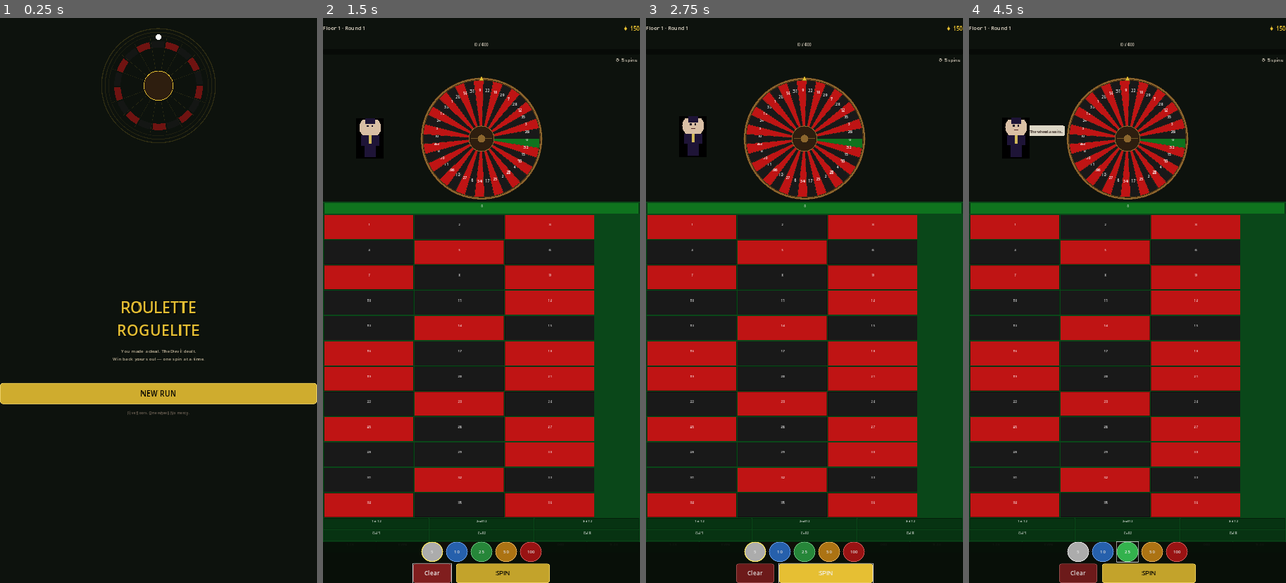
Above: before the commit, frames 1-4 (left to right).
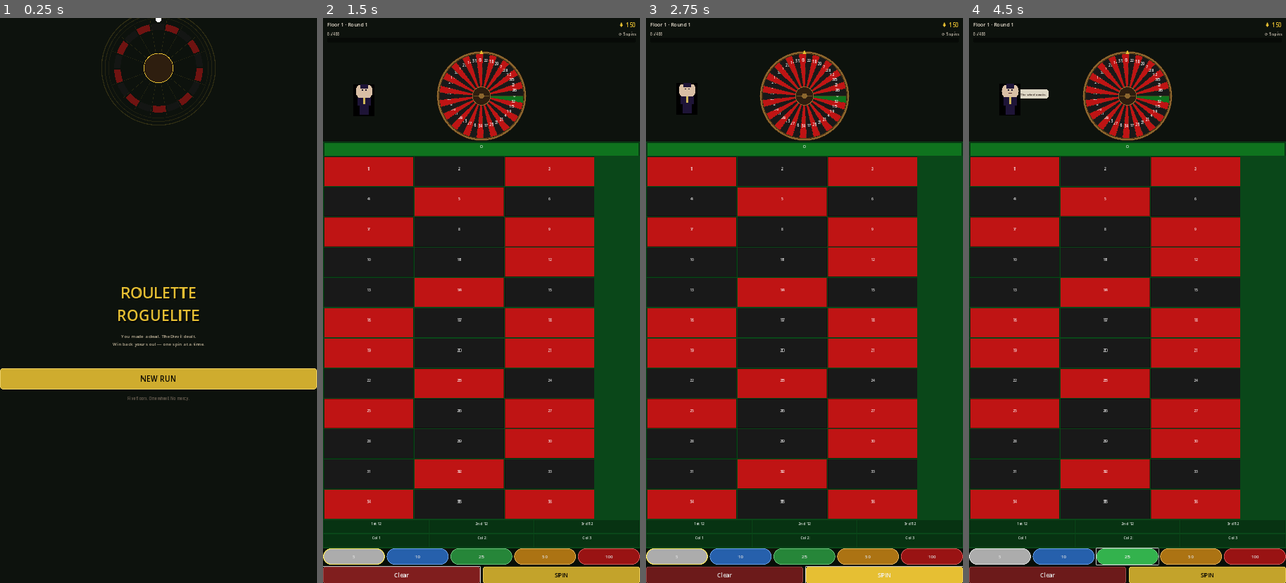
Above: after the commit, the same moments.

Repository: TomAustin94/Roulette-roguelite
Game: Godot game, scene res://scenes/Main.tscn
The game is run twice, just before and just after one commit, with the same random seed, the same clock (stepped at 60 frames per second) and the same inputs.
Inputs:
- Up to frame 1 (0.25 s): no input
- Up to frame 2 (1.5 s): click "NEW RUN" at 0.5 s; click "Clear" at 1.25 s
- Up to frame 3 (2.75 s): click "SPIN" at 2 s
- Up to frame 4 (4.5 s): click "5" at 2.75 s; click "10" at 3.5 s; click "25" at 4.25 s

The runs differ from the first frame. In frame 1, 8.7% of the frame differs, in the area x 0-100%, y 0-71%; in frame 2, 42%; in frame 3, 42%; in frame 4, 42%, in the area x 0-100%, y 0-100%.
Error in both runs: Trying to assign an array of type "Array" to a variable of type "Array[Dictionary]". (res://scripts/autoloads/GameManager.gd:72)

Commit message:
Optimise UI layout for mobile screens
HUD:
- Rewrite using proper VBox/HBox containers — no more absolute positioning
- Reduce height from 195px to 110px
- Score/spins on one row, boss banner flows naturally below
- Mod notification floats correctly on all screen sizes

Game:
- Wheel panel: 430px → 310px (more room for betting table)
- Chip buttons expand to fill screen width instead of fixed 74px each
- SPIN/Clear buttons expand to fill width
- Dealer scale adjusted for smaller wheel panel

BettingTable:
- Cell font: 11px → 13px (readable on mobile)
- Touch target heights: 36px → 44px (zero, outside, column rows)
- Chip stack indicator: 10px → 13px radius

MainMenu:
- Subtitle no longer hardcoded 700px wide — uses SIZE_EXPAND_FILL
- Deco spacer reduced to leave more content room

Shop:
- Wrapped in ScrollContainer so content never gets cut off on small screens
- Buttons expand to full width

https://claude.ai/code/session_011ZmDxC1XBWshZR224gr6b2

Diff:
--- a/scripts/game/BettingTable.gd
+++ b/scripts/game/BettingTable.gd
@@ -47,9 +47,9 @@
 func _recalculate_layout() -> void:
 	_cell_w = (size.x - _pad * (COLS + 1)) / (COLS + 0.5)  # +0.5 for outside col
 	_cell_h = 0.0
-	_zero_h = 36.0
-	_out_h  = 36.0
-	_col_h  = 36.0
+	_zero_h = 44.0
+	_out_h  = 44.0
+	_col_h  = 44.0
 
 	# Fill available height
 	var remaining := size.y - _zero_h - _out_h - _col_h - _pad * (ROWS + 4)
@@ -234,7 +234,7 @@
 
 	# Label
 	var font := ThemeDB.fallback_font
-	var fsize := 11
+	var fsize := 13
 	var tsize := font.get_string_size(label, HORIZONTAL_ALIGNMENT_LEFT, -1, fsize)
 	var tpos  := rect.get_center() - tsize * 0.5 + Vector2(0, tsize.y * 0.3)
 	draw_string(font, tpos, label, HORIZONTAL_ALIGNMENT_LEFT, -1, fsize,
@@ -246,12 +246,12 @@
 		var amount : int = bet.get("amount", 0)
 		var chip_col := Constants.get_chip_color(selected_chip)
 		var chip_pos := rect.get_center()
-		draw_circle(chip_pos, 10.0, chip_col)
-		draw_arc(chip_pos, 10.0, 0.0, TAU, 16, Color(0.0,0.0,0.0,0.4), 1.5)
+		draw_circle(chip_pos, 13.0, chip_col)
+		draw_arc(chip_pos, 13.0, 0.0, TAU, 16, Color(0.0,0.0,0.0,0.4), 1.5)
 		var amt_str  := str(amount)
-		var asize    := font.get_string_size(amt_str, HORIZONTAL_ALIGNMENT_LEFT, -1, 9)
+		var asize    := font.get_string_size(amt_str, HORIZONTAL_ALIGNMENT_LEFT, -1, 11)
 		draw_string(font, chip_pos - asize * 0.5 + Vector2(0, asize.y * 0.3),
-					amt_str, HORIZONTAL_ALIGNMENT_LEFT, -1, 9, Color.BLACK)
+					amt_str, HORIZONTAL_ALIGNMENT_LEFT, -1, 11, Color.BLACK)
 
 # ─── Helpers ──────────────────────────────────────────────────────────────────
 
--- a/scripts/game/Game.gd
+++ b/scripts/game/Game.gd
@@ -17,9 +17,9 @@
 var _selected_chip: int = 5
 
 # ─── Layout ───────────────────────────────────────────────────────────────────
-const HUD_HEIGHT   := 195
-const WHEEL_HEIGHT := 430
-const BTN_BAR_H    := 140
+const HUD_HEIGHT   := 110
+const WHEEL_HEIGHT := 310
+const BTN_BAR_H    := 118
 
 func _ready() -> void:
 	_build_scene()
@@ -71,9 +71,8 @@
 
 	# ── Dealer character (left side of wheel panel) ───────────────────────────
 	_dealer = DealerCharacter.new()
-	_dealer.char_scale = 1.15
-	# Position: left side of wheel panel, vertically centred
-	_dealer.position = Vector2(160, 280)
+	_dealer.char_scale = 0.9
+	_dealer.position = Vector2(140, 220)
 	_wheel_panel.add_child(_dealer)
 
 	# ── Win popup (centred over wheel, hidden until spin resolves) ────────────
@@ -110,26 +109,31 @@
 	# Chip selector row
 	_chip_bar = HBoxContainer.new()
 	_chip_bar.alignment = BoxContainer.ALIGNMENT_CENTER
-	_chip_bar.add_theme_constant_override("separation", 10)
-	_chip_bar.custom_minimum_size.y = 68
+	_chip_bar.add_theme_constant_override("separation", 6)
+	_chip_bar.custom_minimum_size.y = 56
+	_chip_bar.size_flags_horizontal = Control.SIZE_EXPAND_FILL
 	btn_bar.add_child(_chip_bar)
 
 	for i in Constants.CHIP_VALUES.size():
 		var val := Constants.CHIP_VALUES[i]
 		var chip_btn := _make_chip_button(val, Constants.CHIP_COLORS[i])
+		chip_btn.size_flags_horizontal = Control.SIZE_EXPAND_FILL
 		_chip_bar.add_child(chip_btn)
 
 	# Spin + Clear row
 	var action_row := HBoxContainer.new()
 	action_row.alignment = BoxContainer.ALIGNMENT_CENTER
-	action_row.add_theme_constant_override("separation", 16)
-	action_row.custom_minimum_size.y = 66
+	action_row.add_theme_constant_override("separation", 10)
+	action_row.custom_minimum_size.y = 58
+	action_row.size_flags_horizontal = Control.SIZE_EXPAND_FILL
 	btn_bar.add_child(action_row)
 
-	_clear_btn = _make_button("Clear", Color(0.5, 0.12, 0.12), 130)
+	_clear_btn = _make_button("Clear", Color(0.5, 0.12, 0.12), 100)
+	_clear_btn.size_flags_horizontal = Control.SIZE_EXPAND_FILL
 	action_row.add_child(_clear_btn)
 
-	_spin_btn = _make_button("SPIN", Constants.COLOR_GOLD, 320)
+	_spin_btn = _make_button("SPIN", Constants.COLOR_GOLD, 100)
+	_spin_btn.size_flags_horizontal = Control.SIZE_EXPAND_FILL
 	_spin_btn.add_theme_color_override("font_color", Color.BLACK)
 	action_row.add_child(_spin_btn)
 
@@ -153,7 +157,7 @@
 func _make_chip_button(value: int, color: Color) -> Button:
 	var btn := Button.new()
 	btn.text = str(value)
-	btn.custom_minimum_size = Vector2(74, 60)
+	btn.custom_minimum_size = Vector2(0, 52)
 	btn.add_theme_font_size_override("font_size", 15)
 
 	var normal := StyleBoxFlat.new()
@@ -272,8 +276,8 @@
 func _make_button(label: String, color: Color, width: int) -> Button:
 	var btn := Button.new()
 	btn.text = label
-	btn.custom_minimum_size = Vector2(width, 62)
-	btn.add_theme_font_size_override("font_size", 21)
+	btn.custom_minimum_size = Vector2(width, 54)
+	btn.add_theme_font_size_override("font_size", 20)
 
 	var style := StyleBoxFlat.new()
 	style.bg_color = color.darkened(0.15)
--- a/scripts/game/HUD.gd
+++ b/scripts/game/HUD.gd
@@ -1,117 +1,123 @@
 ## HUD.gd — In-game heads-up display.
-## Shows floor/round info, score progress, chips, spins, and mod notifications.
+## Compact single-bar layout using proper VBox containers — no absolute positioning.
 class_name HUD
 extends Control
 
-# ─── References (set by Game.gd after add_child) ─────────────────────────────
-var _floor_label:    Label
-var _target_label:   Label
-var _score_bar:      ProgressBar
-var _chips_label:    Label
-var _spins_label:    Label
-var _mod_notif:      Label  # transient mod trigger notification
-var _boss_banner:    Panel  # shown on boss rounds
-
-var _notif_tween:    Tween  = null
-var _score_tween:    Tween  = null
-var _glow_overlay:   ColorRect   # full-screen flash for round win
-var _bar_glow:       Panel       # glow layer behind the progress bar
+var _floor_label:  Label
+var _target_label: Label
+var _score_bar:    ProgressBar
+var _chips_label:  Label
+var _spins_label:  Label
+var _mod_notif:    Label
+var _boss_banner:  Panel
+
+var _notif_tween:  Tween = null
+var _score_tween:  Tween = null
+var _glow_overlay: ColorRect
+var _bar_glow:     Panel
 
 func _ready() -> void:
 	_build_ui()
 	_connect_signals()
 
 func _build_ui() -> void:
-	# ── Top bar: floor / round info ──────────────────────────────────────────
-	var top_bar := HBoxContainer.new()
-	top_bar.set_anchors_and_offsets_preset(Control.PRESET_TOP_WIDE)
-	top_bar.custom_minimum_size.y = 70
-	top_bar.add_theme_constant_override("separation", 0)
-	add_child(top_bar)
-
-	_floor_label = _make_label("Floor 1 · Round 1", 18, true)
+	var root := VBoxContainer.new()
+	root.set_anchors_and_offsets_preset(Control.PRESET_FULL_RECT)
+	root.add_theme_constant_override("separation", 0)
+	add_child(root)
+
+	# ── Row 1: Floor / Chips ──────────────────────────────────────────────────
+	var top_margin := MarginContainer.new()
+	top_margin.add_theme_constant_override("margin_left",  14)
+	top_margin.add_theme_constant_override("margin_right", 14)
+	top_margin.add_theme_constant_override("margin_top",   8)
+	top_margin.size_flags_horizontal = Control.SIZE_EXPAND_FILL
+	root.add_child(top_margin)
+
+	var top_row := HBoxContainer.new()
+	top_row.add_theme_constant_override("separation", 0)
+	top_margin.add_child(top_row)
+
+	_floor_label = _make_label("Floor 1 · Round 1", 17, true)
 	_floor_label.size_flags_horizontal = Control.SIZE_EXPAND_FILL
 	_floor_label.horizontal_alignment  = HORIZONTAL_ALIGNMENT_LEFT
-	top_bar.add_child(_floor_label)
+	_floor_label.clip_text = true
+	top_row.add_child(_floor_label)
 
 	_chips_label = _make_label("♦ 150", 20, true)
 	_chips_label.size_flags_horizontal = Control.SIZE_SHRINK_END
 	_chips_label.add_theme_color_override("font_color", Constants.COLOR_GOLD)
-	top_bar.add_child(_chips_label)
-
-	# ── Score progress bar ───────────────────────────────────────────────────
-	var bar_container := VBoxContainer.new()
-	bar_container.set_anchors_preset(Control.PRESET_TOP_WIDE)
-	bar_container.position.y = 75
-	bar_container.custom_minimum_size.y = 50
-	add_child(bar_container)
-
-	_target_label = _make_label("0 / 400", 14)
-	_target_label.horizontal_alignment = HORIZONTAL_ALIGNMENT_CENTER
-	bar_container.add_child(_target_label)
+	top_row.add_child(_chips_label)
+
+	# ── Row 2: Score bar ──────────────────────────────────────────────────────
+	var bar_margin := MarginContainer.new()
+	bar_margin.add_theme_constant_override("margin_left",   14)
+	bar_margin.add_theme_constant_override("margin_right",  14)
+	bar_margin.add_theme_constant_override("margin_top",    4)
+	bar_margin.add_theme_constant_override("margin_bottom", 2)
+	bar_margin.size_flags_horizontal = Control.SIZE_EXPAND_FILL
+	root.add_child(bar_margin)
+
+	var bar_vbox := VBoxContainer.new()
+	bar_vbox.add_theme_constant_override("separation", 2)
+	bar_margin.add_child(bar_vbox)
+
+	var bar_row := HBoxContainer.new()
+	bar_row.add_theme_constant_override("separation", 8)
+	bar_vbox.add_child(bar_row)
+
+	_target_label = _make_label("0 / 400", 13)
+	_target_label.size_flags_horizontal = Control.SIZE_EXPAND_FILL
+	_target_label.horizontal_alignment  = HORIZONTAL_ALIGNMENT_LEFT
+	bar_row.add_child(_target_label)
+
+	_spins_label = _make_label("⟳ 5 spins", 13)
+	_spins_label.size_flags_horizontal = Control.SIZE_SHRINK_END
+	_spins_label.horizontal_alignment  = HORIZONTAL_ALIGNMENT_RIGHT
+	bar_row.add_child(_spins_label)
 
 	_score_bar = ProgressBar.new()
-	_score_bar.custom_minimum_size = Vector2(0, 18)
+	_score_bar.custom_minimum_size = Vector2(0, 16)
 	_score_bar.size_flags_horizontal = Control.SIZE_EXPAND_FILL
 	_score_bar.min_value = 0
 	_score_bar.max_value = 400
 	_score_bar.value     = 0
 	_score_bar.show_percentage = false
-	var style := StyleBoxFlat.new()
-	style.bg_color = Constants.COLOR_GOLD
-	style.corner_radius_top_left     = 4
-	style.corner_radius_top_right    = 4
-	style.corner_radius_bottom_left  = 4
-	style.corner_radius_bottom_right = 4
-	_score_bar.add_theme_stylebox_override("fill", style)
+	var fill_style := StyleBoxFlat.new()
+	fill_style.bg_color = Constants.COLOR_GOLD
+	for c in ["top_left","top_right","bottom_left","bottom_right"]:
+		fill_style.set("corner_radius_" + c, 4)
+	_score_bar.add_theme_stylebox_override("fill", fill_style)
 	var bg_style := StyleBoxFlat.new()
-	bg_style.bg_color = Color(0.0, 0.0, 0.0, 0.4)
-	bg_style.corner_radius_top_left     = 4
-	bg_style.corner_radius_top_right    = 4
-	bg_style.corner_radius_bottom_left  = 4
-	bg_style.corner_radius_bottom_right = 4
+	bg_style.bg_color = Color(0.0, 0.0, 0.0, 0.45)
+	for c in ["top_left","top_right","bottom_left","bottom_right"]:
+		bg_style.set("corner_radius_" + c, 4)
 	_score_bar.add_theme_stylebox_override("background", bg_style)
-	bar_container.add_child(_score_bar)
-
-	# ── Score bar glow layer (drawn behind progress bar, pulses on score gain) ─
+	bar_vbox.add_child(_score_bar)
+
+	# Glow layer behind bar
 	_bar_glow = Panel.new()
 	_bar_glow.set_anchors_and_offsets_preset(Control.PRESET_FULL_RECT)
 	_bar_glow.mouse_filter = Control.MOUSE_FILTER_IGNORE
 	var glow_style := StyleBoxFlat.new()
-	glow_style.bg_color       = Color(0.0, 0.0, 0.0, 0.0)
-	glow_style.shadow_color   = Constants.COLOR_GOLD
-	glow_style.shadow_size    = 0
-	glow_style.shadow_offset  = Vector2.ZERO
+	glow_style.bg_color = Color(0, 0, 0, 0)
+	glow_style.shadow_color  = Constants.COLOR_GOLD
+	glow_style.shadow_size   = 0
+	glow_style.shadow_offset = Vector2.ZERO
 	_bar_glow.add_theme_stylebox_override("panel", glow_style)
 	_bar_glow.modulate.a = 0.0
-	bar_container.add_child(_bar_glow)
-	bar_container.move_child(_bar_glow, 0)  # behind the bar
-
-	# ── Full-screen flash overlay for round win ───────────────────────────────
-	_glow_overlay = ColorRect.new()
-	_glow_overlay.color           = Color(0.9, 0.78, 0.2, 0.0)
-	_glow_overlay.mouse_filter    = Control.MOUSE_FILTER_IGNORE
-	_glow_overlay.set_anchors_and_offsets_preset(Control.PRESET_FULL_RECT)
-	add_child(_glow_overlay)
-
-	# ── Spins remaining ──────────────────────────────────────────────────────
-	_spins_label = _make_label("⟳ 5 spins", 16)
-	_spins_label.set_anchors_preset(Control.PRESET_TOP_RIGHT)
-	_spins_label.position = Vector2(-200, 130)
-	_spins_label.custom_minimum_size.x = 190
-	_spins_label.horizontal_alignment = HORIZONTAL_ALIGNMENT_RIGHT
-	add_child(_spins_label)
-
-	# ── Boss rule banner ─────────────────────────────────────────────────────
+	bar_vbox.add_child(_bar_glow)
+	bar_vbox.move_child(_bar_glow, 0)
+
+	# ── Row 3: Boss banner (hidden by default) ────────────────────────────────
 	_boss_banner = Panel.new()
-	_boss_banner.set_anchors_preset(Control.PRESET_TOP_WIDE)
-	_boss_banner.position.y = 130
+	_boss_banner.size_flags_horizontal = Control.SIZE_EXPAND_FILL
 	_boss_banner.custom_minimum_size.y = 0
 	_boss_banner.visible = false
 	var banner_style := StyleBoxFlat.new()
-	banner_style.bg_color = Color(0.55, 0.05, 0.05, 0.92)
+	banner_style.bg_color = Color(0.55, 0.05, 0.05, 0.95)
 	_boss_banner.add_theme_stylebox_override("panel", banner_style)
-	add_child(_boss_banner)
+	root.add_child(_boss_banner)
 
 	var boss_label := _make_label("", 13)
 	boss_label.name = "BossLabel"
@@ -120,16 +126,21 @@
 	boss_label.autowrap_mode = TextServer.AUTOWRAP_WORD
 	_boss_banner.add_child(boss_label)
 
-	# ── Mod notification ─────────────────────────────────────────────────────
+	# ── Mod notification (floats at centre, alpha-fades) ─────────────────────
 	_mod_notif = _make_label("", 15, true)
 	_mod_notif.horizontal_alignment = HORIZONTAL_ALIGNMENT_CENTER
-	_mod_notif.set_anchors_preset(Control.PRESET_CENTER_TOP)
-	_mod_notif.position.y = 185
-	_mod_notif.custom_minimum_size = Vector2(600, 30)
-	_mod_notif.position.x = -300
+	_mod_notif.set_anchors_and_offsets_preset(Control.PRESET_FULL_RECT)
 	_mod_notif.add_theme_color_override("font_color", Constants.COLOR_HIGHLIGHT)
 	_mod_notif.modulate.a = 0.0
-	add_child(_mod_notif)
+	_mod_notif.mouse_filter = Control.MOUSE_FILTER_IGNORE
+	add_child(_mod_notif)  # direct child, floats above layout
+
+	# ── Full-screen flash for round win ──────────────────────────────────────
+	_glow_overlay = ColorRect.new()
+	_glow_overlay.color        = Color(0.9, 0.78, 0.2, 0.0)
+	_glow_overlay.mouse_filter = Control.MOUSE_FILTER_IGNORE
+	_glow_overlay.set_anchors_and_offsets_preset(Control.PRESET_FULL_RECT)
+	add_child(_glow_overlay)
 
 func _connect_signals() -> void:
 	GameManager.chips_changed.connect(_on_chips_changed)
@@ -151,25 +162,26 @@
 	_score_tween.set_ease(Tween.EASE_OUT)
 	_score_tween.set_trans(Tween.TRANS_QUAD)
 	_score_tween.tween_property(_score_bar, "value", float(score), 0.4)
-	# Glow pulse on the bar
 	_pulse_bar_glow(score >= tgt)
 
 func _on_round_started(info: Dictionary) -> void:
-	_floor_label.text = "%s · Round %d" % [info.get("floor_name", "Floor %d" % info.get("floor", 1)), info.get("round", 1)]
-	_chips_label.text = "♦ %d" % GameManager.chips
-	_spins_label.text = "⟳ %d spins" % info.get("spins", 5)
+	_floor_label.text = "%s · Round %d" % [
+		info.get("floor_name", "Floor %d" % info.get("floor", 1)),
+		info.get("round", 1)
+	]
+	_chips_label.text  = "♦ %d" % GameManager.chips
+	_spins_label.text  = "⟳ %d spins" % info.get("spins", 5)
 	_score_bar.max_value = info.get("target", 400)
 	_score_bar.value     = 0
 	_target_label.text   = "0 / %d" % info.get("target", 400)
 
-	# Boss rule banner
 	var boss_rule: Dictionary = info.get("boss_rule", {})
 	if boss_rule.is_empty():
 		_boss_banner.visible = false
 		_boss_banner.custom_minimum_size.y = 0
 	else:
 		_boss_banner.visible = true
-		_boss_banner.custom_minimum_size.y = 44
+		_boss_banner.custom_minimum_size.y = 36
 		var lbl := _boss_banner.get_node_or_null("BossLabel") as Label
 		if lbl:
 			lbl.text = "☠ %s: %s" % [boss_rule.get("name", ""), boss_rule.get("description", "")]
@@ -186,18 +198,13 @@
 	_notif_tween.tween_interval(1.5)
 	_notif_tween.tween_property(_mod_notif, "modulate:a", 0.0, 0.5)
 
-# ─── Helpers ─────────────────────────────────────────────────────────────────
-
 func _on_round_won() -> void:
-	# Gold screen flash when round target is beaten
 	_glow_overlay.color.a = 0.0
 	var t := create_tween()
 	t.tween_property(_glow_overlay, "color:a", 0.45, 0.12)
 	t.tween_property(_glow_overlay, "color:a", 0.0,  0.55)
-	# Score bar fills gold briefly
 	var fill_style := _score_bar.get_theme_stylebox("fill") as StyleBoxFlat
 	if fill_style:
-		var orig := fill_style.bg_color
 		var t2 := create_tween()
 		t2.tween_property(fill_style, "bg_color", Color.WHITE, 0.15)
 		t2.tween_property(fill_style, "bg_color", Constants.COLOR_GOLD, 0.35)
--- a/scripts/ui/MainMenu.gd
+++ b/scripts/ui/MainMenu.gd
@@ -14,7 +14,7 @@
 	# Decorative wheel silhouette (simple arcs)
 	var deco := _make_deco()
 	deco.set_anchors_preset(Control.PRESET_TOP_WIDE)
-	deco.custom_minimum_size = Vector2(0, 420)
+	deco.custom_minimum_size = Vector2(0, 300)
 	add_child(deco)
 
 	# Content VBox
@@ -26,7 +26,7 @@
 
 	# Spacer (wheel deco area)
 	var spacer := Control.new()
-	spacer.custom_minimum_size = Vector2(0, 360)
+	spacer.custom_minimum_size = Vector2(0, 260)
 	vbox.add_child(spacer)
 
 	# Title
@@ -47,7 +47,7 @@
 	sub.add_theme_font_size_override("font_size", 16)
 	sub.add_theme_color_override("font_color", Color(0.75, 0.70, 0.60))
 	sub.autowrap_mode = TextServer.AUTOWRAP_WORD
-	sub.custom_minimum_size.x = 700
+	sub.size_flags_horizontal = Control.SIZE_EXPAND_FILL
 	vbox.add_child(sub)
 
 	var sep := Control.new()
--- a/scripts/ui/Shop.gd
+++ b/scripts/ui/Shop.gd
@@ -23,16 +23,22 @@
 	strip.custom_minimum_size.y = 6
 	add_child(strip)
 
+	var scroll := ScrollContainer.new()
+	scroll.set_anchors_and_offsets_preset(Control.PRESET_FULL_RECT)
+	scroll.horizontal_scroll_mode = ScrollContainer.SCROLL_MODE_DISABLED
+	add_child(scroll)
+
+	var margin := MarginContainer.new()
+	margin.size_flags_horizontal = Control.SIZE_EXPAND_FILL
+	margin.add_theme_constant_override("margin_left",   24)
+	margin.add_theme_constant_override("margin_right",  24)
+	margin.add_theme_constant_override("margin_top",    36)
+	margin.add_theme_constant_override("margin_bottom", 24)
+	scroll.add_child(margin)
+
 	var vbox := VBoxContainer.new()
-	vbox.set_anchors_and_offsets_preset(Control.PRESET_FULL_RECT)
-	vbox.add_theme_constant_override("separation", 18)
-	var margin := MarginContainer.new()
-	margin.set_anchors_and_offsets_preset(Control.PRESET_FULL_RECT)
-	margin.add_theme_constant_override("margin_left",   32)
-	margin.add_theme_constant_override("margin_right",  32)
-	margin.add_theme_constant_override("margin_top",    48)
-	margin.add_theme_constant_override("margin_bottom", 32)
-	add_child(margin)
+	vbox.add_theme_constant_override("separation", 14)
+	vbox.size_flags_horizontal = Control.SIZE_EXPAND_FILL
 	margin.add_child(vbox)
 
 	# Header
@@ -86,6 +92,7 @@
 
 	# Continue button
 	var cont_btn := _make_button("CONTINUE →", Constants.COLOR_GREEN.lightened(0.15), Color.WHITE)
+	cont_btn.size_flags_horizontal = Control.SIZE_EXPAND_FILL
 	cont_btn.pressed.connect(_on_continue)
 	vbox.add_child(cont_btn)
 
@@ -211,7 +218,7 @@
 func _make_button(label: String, bg: Color, text_color: Color) -> Button:
 	var btn := Button.new()
 	btn.text = label
-	btn.custom_minimum_size = Vector2(300, 60)
+	btn.custom_minimum_size = Vector2(0, 60)
 	btn.add_theme_font_size_override("font_size", 20)
 	btn.add_theme_color_override("font_color", text_color)
 
